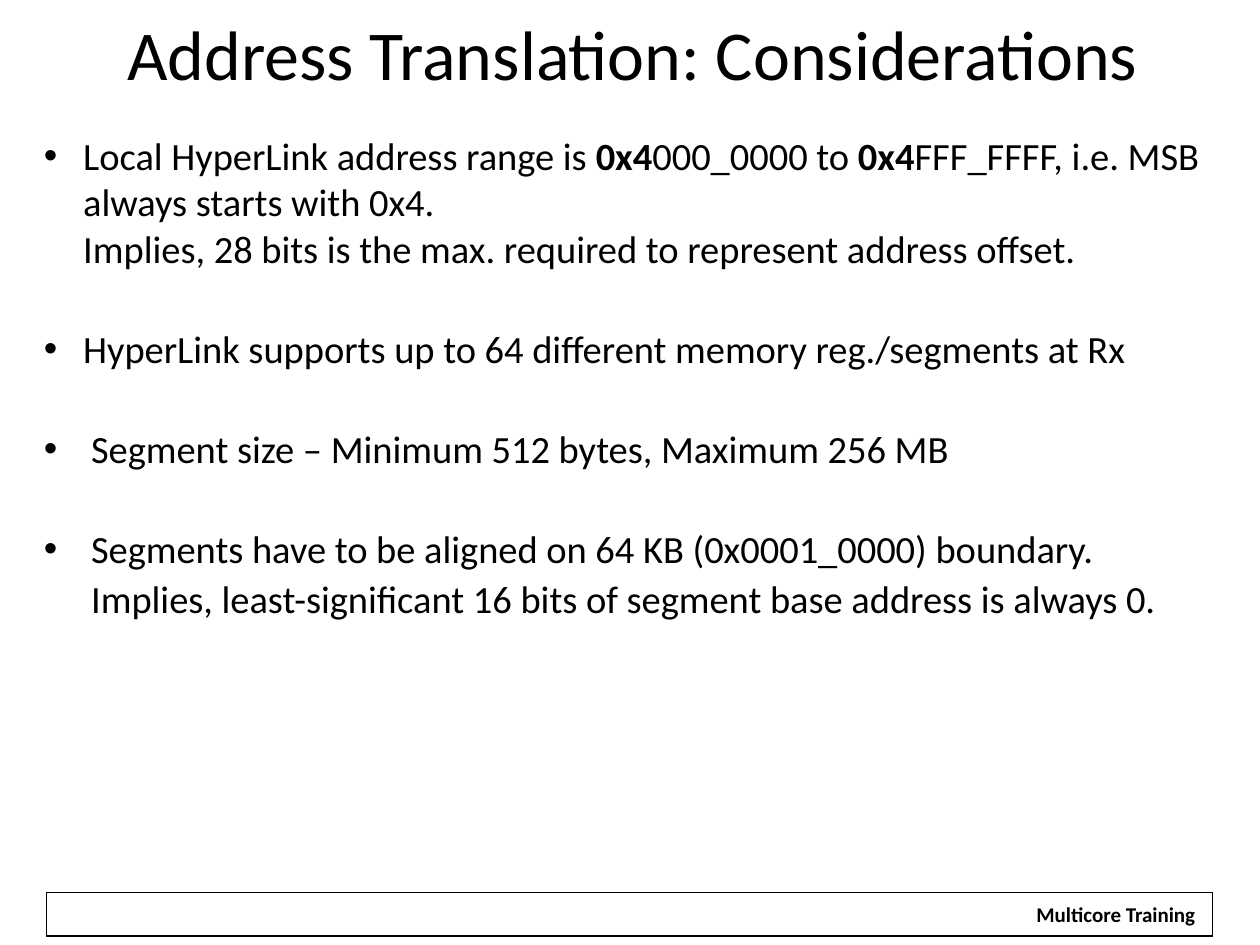
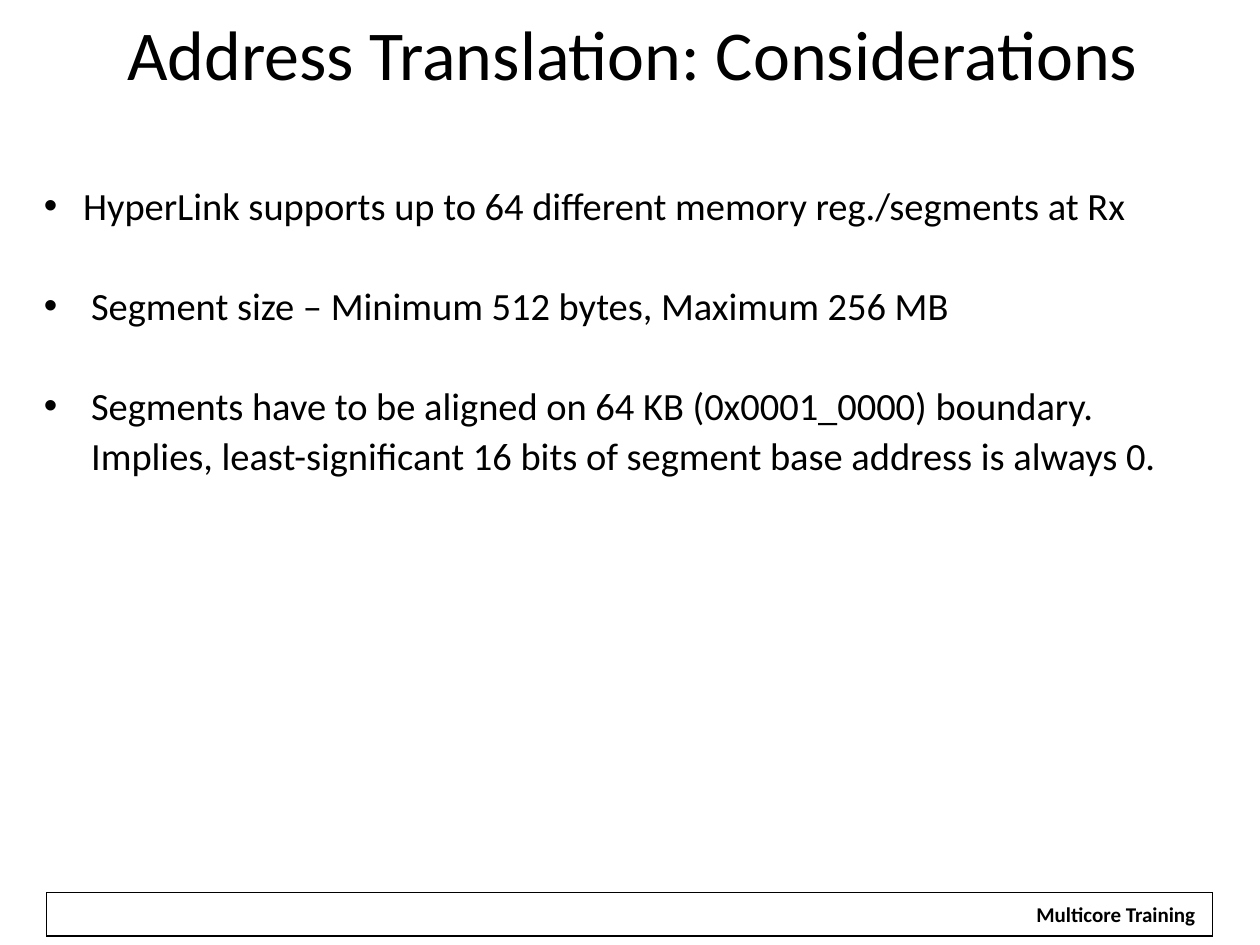
Before and after one commit to hari1989/keystone-workshop, a slide deck: slide 15 of preliminary/Working/presentations/Intro to Hyperlink.pptx. Drawn at 1260x945 pixels with LibreOffice and Linux fonts; fonts in the diff are those of the drawing; background and template pictures are left out. Boxes give left, top, right and bottom in pixels: in the first picture for what was removed or moved away, otherwise in the second. Text is boxed around its words. In the diff, an @@ line names an element or a change of style, - is before the commit and + after.

```diff
--- a/preliminary/Working/presentations/Intro to Hyperlink.pptx
+++ b/preliminary/Working/presentations/Intro to Hyperlink.pptx
@@ text at (83, 143, 1199, 270): paragraph removed @@
-• Local HyperLink address range is 0x4000_0000 to 0x4FFF_FFFF, i.e. MSB always starts with 0x4.
-  Implies, 28 bits is the max. required to represent address offset.
```
Also in this commit, not shown: 9 other slides changed.
